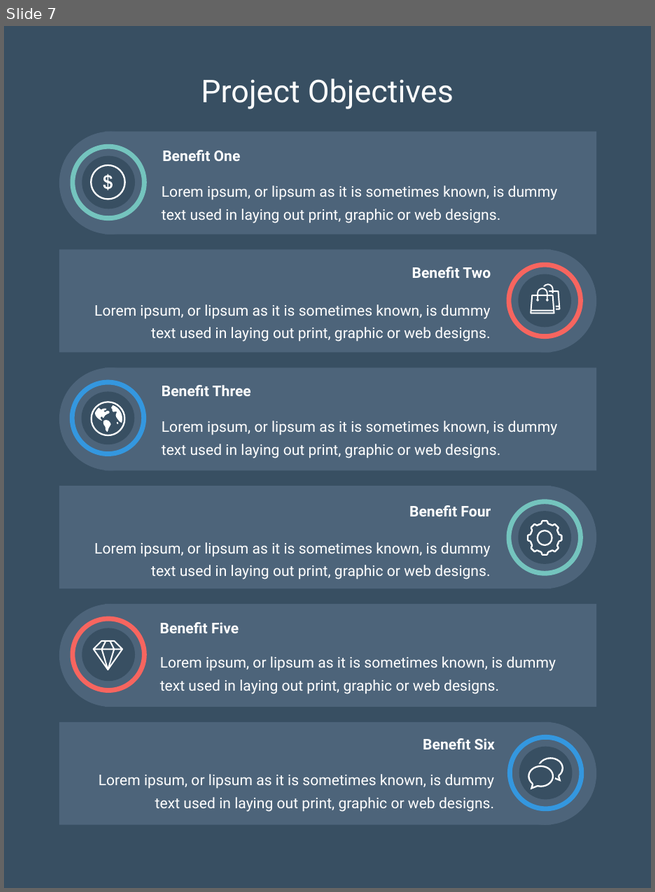
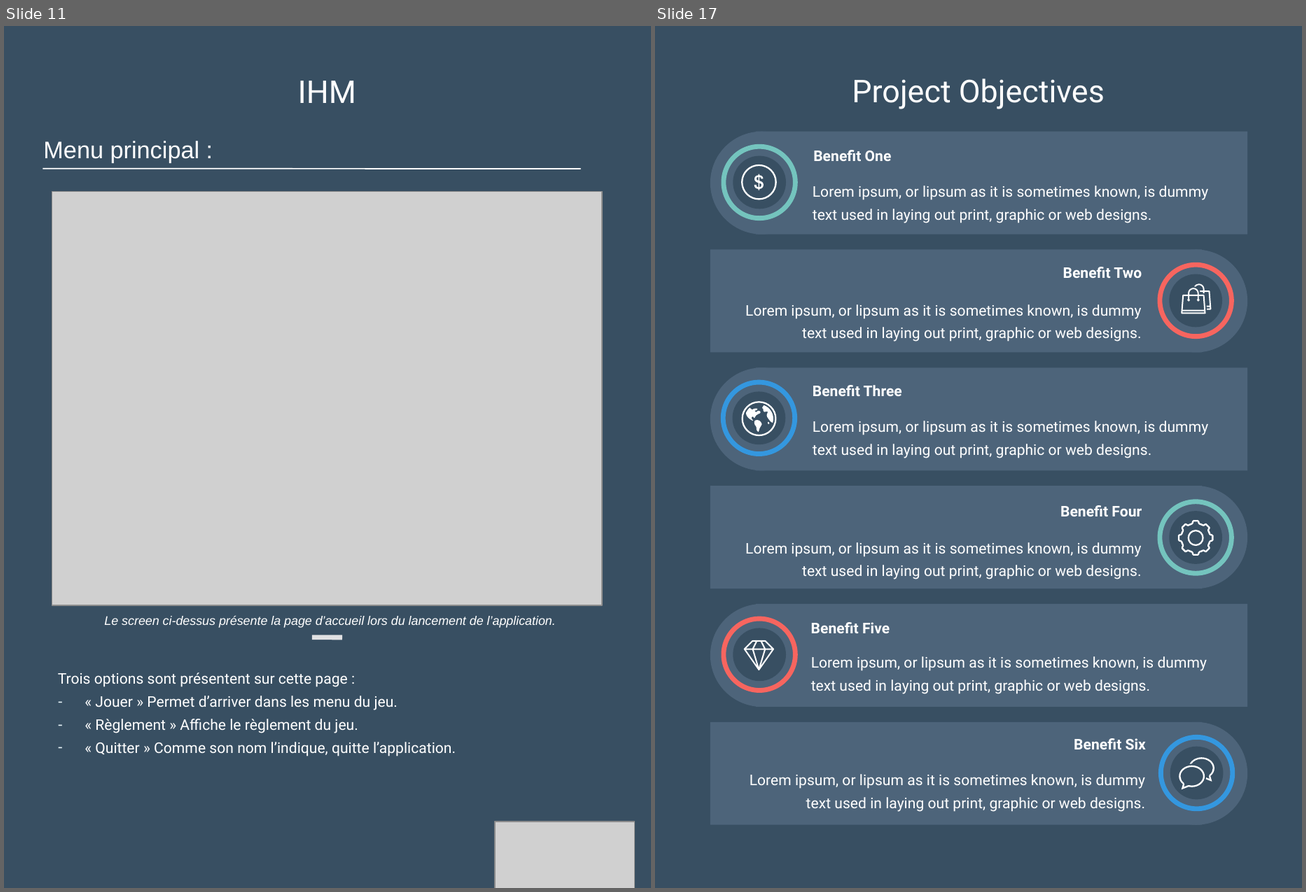
Before and after one commit to Loicpln/Projet_Algo_N2, a slide deck: Elements de presentation/Soutenance finale.pptx. Shown side by side, each under a label of ours: slide 7 before the commit, slides 11 and 17 after it; the slides between them are not shown. The pictures are 655x892 and 1306x892 pixels, drawn with LibreOffice and Linux fonts; fonts in the diff are those of the drawing; grey boxes stand for pictures. Boxes give left, top, right and bottom in pixels: in the first picture for what was removed or moved away, otherwise in the second. Text is boxed around its words. In the diff, an @@ line names an element or a change of style, - is before the commit and + after.

```diff
--- a/Elements de presentation/Soutenance finale.pptx
+++ b/Elements de presentation/Soutenance finale.pptx
@@ slide 11 added at [4,26,651,888], background #384F62 @@
@@ text added at [298,81,356,103], 26.3 pt, text #FFFFFF @@
+IHM
@@ text added at [43,141,200,163], 20 pt, text #FFFFFF @@
+Menu principal :
@@ line added from (42, 168) to (581, 170), #FFFFFF 1 pt @@
@@ picture added at [52,192,602,606] @@
@@ text added at [104,616,556,628], 10.5 pt, text #FFFFFF, italic @@
+Le screen ci-dessus présente la page d’accueil lors du lancement de l’application.
@@ line added from (312, 637) to (342, 637), #E1E1E3 4 pt @@
@@ text added at [58,673,455,757], 12.3 pt, text #FFFFFF @@
+Trois options sont présentent sur cette page :
+– « Jouer » Permet d’arriver dans les menu du jeu.
+– « Règlement » Affiche le règlement du jeu.
+– « Quitter » Comme son nom l’indique, quitte l’application.
@@ picture added at [495,822,635,888] @@
@@ what was slide 7 is now slide 17 @@
```
Also in this commit, not shown: 6 slides changed, 9 other slides added, 2 slides removed, 8 other files.
